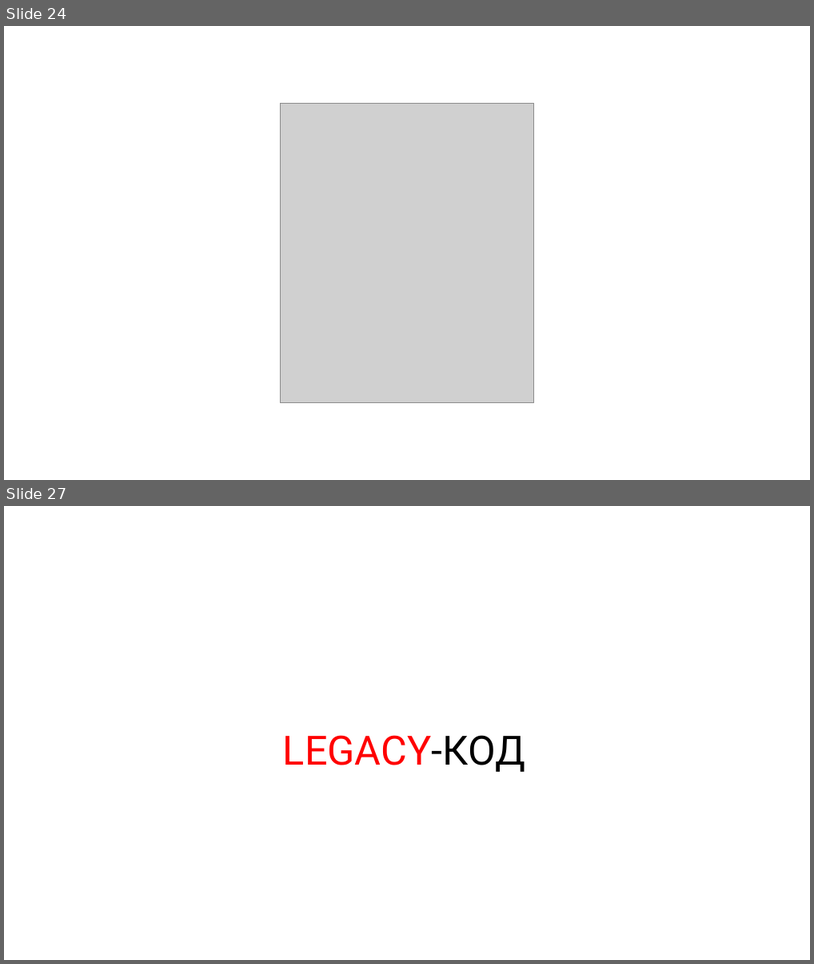
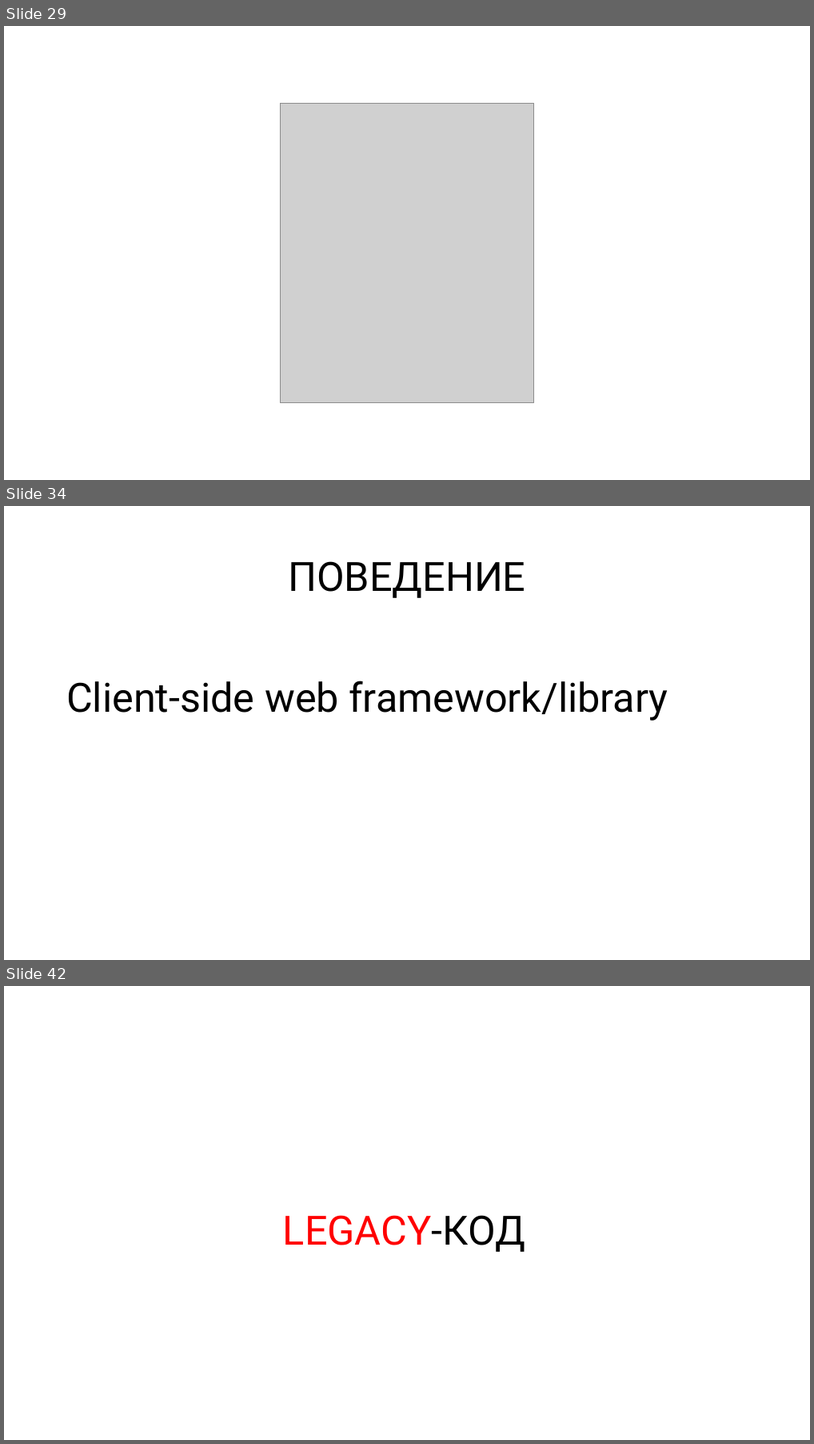
Before and after one commit to rkhaimov/brain-gym, a slide deck: Презентация.pptx. Shown one above the other, each under a label of ours: slides 24 and 27 before the commit, slides 29, 34 and 42 after it; the slides between them are not shown. The pictures are 814x964 and 814x1444 pixels, drawn with LibreOffice and Linux fonts; fonts in the diff are those of the drawing; grey boxes stand for pictures. Boxes give left, top, right and bottom in pixels: in the first picture for what was removed or moved away, otherwise in the second. Text is boxed around its words. In the diff, an @@ line names an element or a change of style, - is before the commit and + after.

```diff
--- a/Презентация.pptx
+++ b/Презентация.pptx
@@ slide 34 added at (4,506,810,960), background #FFFFFF @@
@@ text added at (288,561,526,598), 48 pt, text #000000 @@
+ПОВЕДЕНИЕ
@@ text added at (66,680,669,720), 48 pt, text #000000 @@
+Client-side web framework/library
@@ what was slide 24 is now slide 29 @@
@@ what was slide 27 is now slide 42 @@
```
Also in this commit, not shown: 2 slides changed, 16 other slides added, 2 slides removed.
